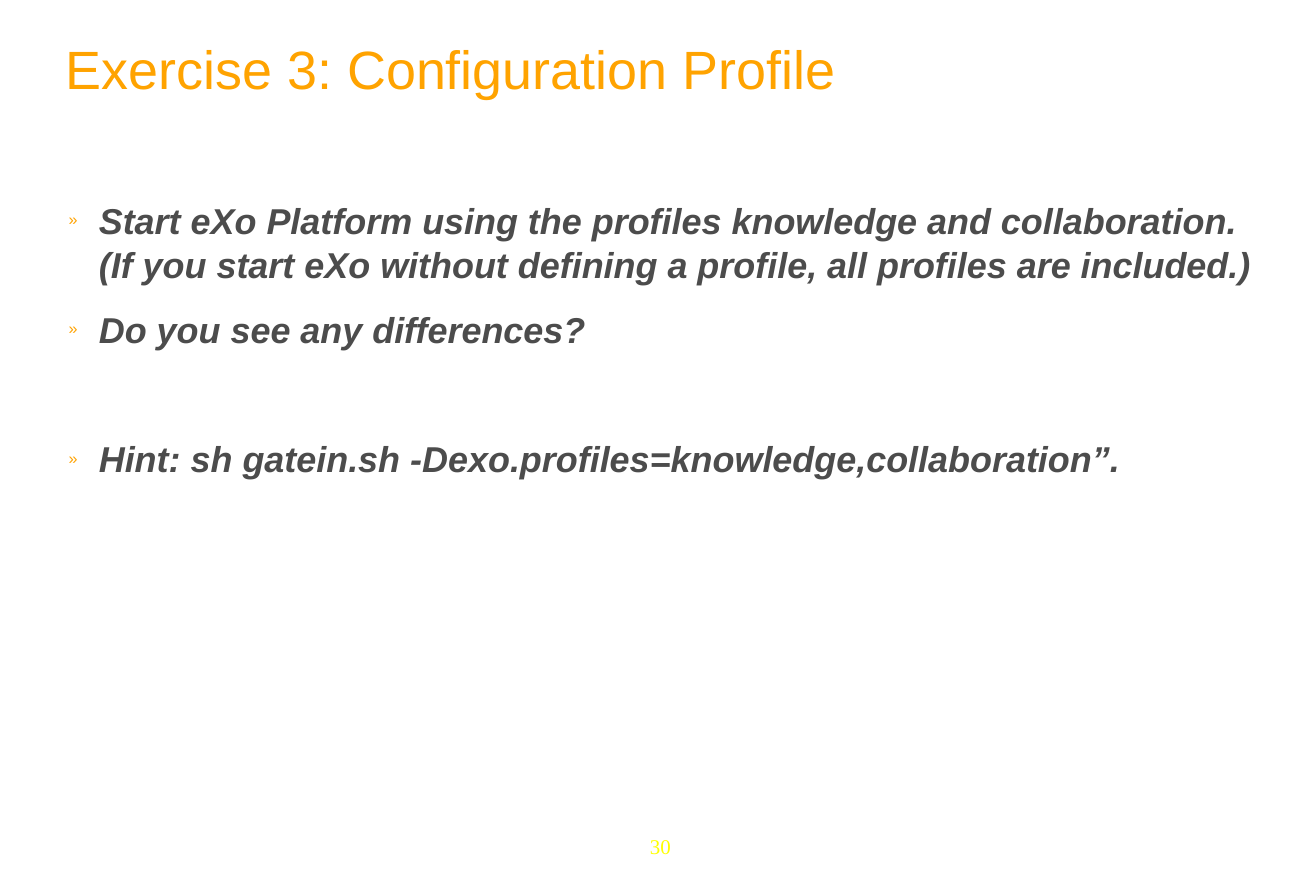
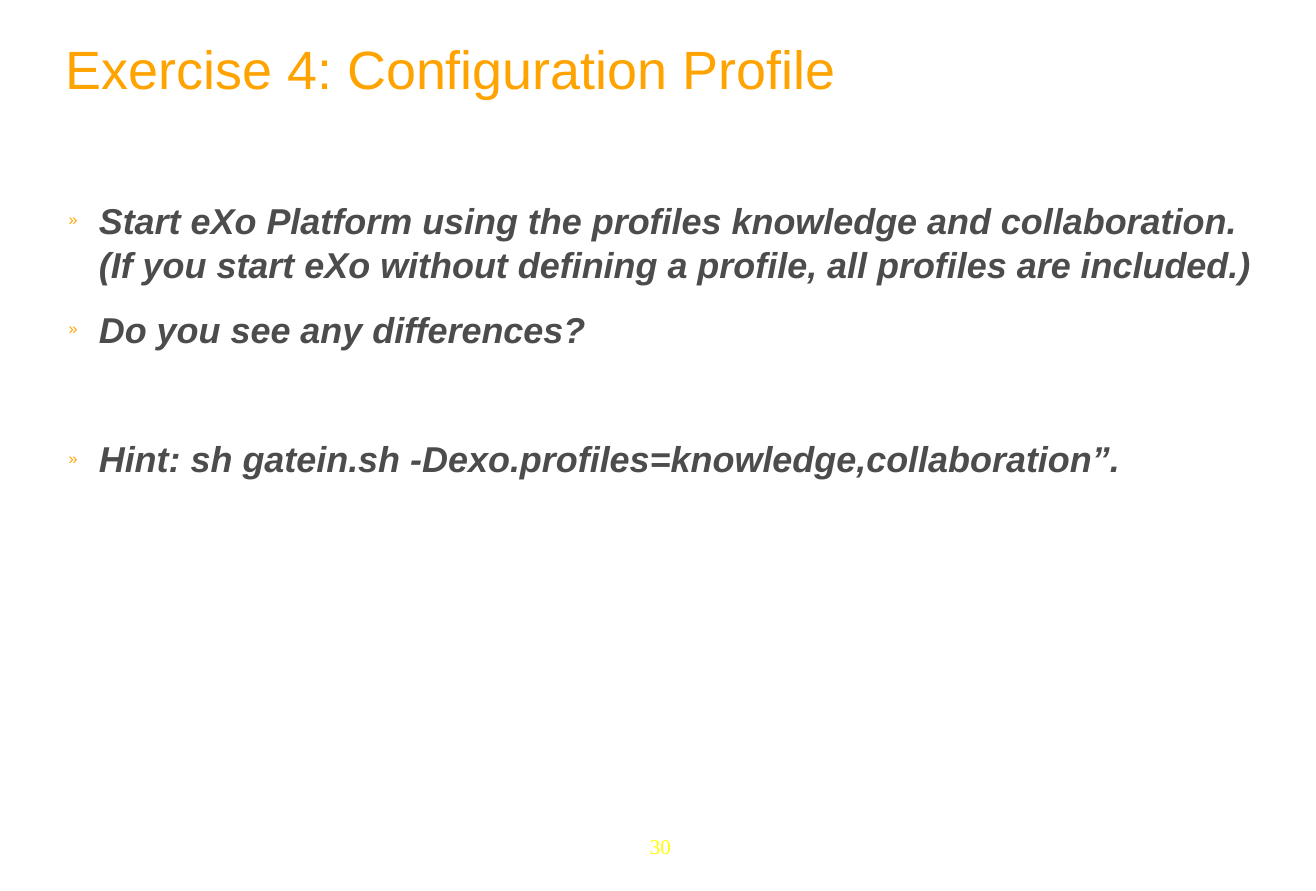
Before and after one commit to anhvurz90/training, a slide deck: slide 30 of exo-developer/210-configuration/slides/210-Portal-configuration-XDev-en.ppt. Drawn at 1316x891 pixels with LibreOffice and Linux fonts; fonts in the diff are those of the drawing; background and template pictures are left out. Boxes give left, top, right and bottom in pixels: in the first picture for what was removed or moved away, otherwise in the second. Text is boxed around its words. In the diff, an @@ line names an element or a change of style, - is before the commit and + after.

```diff
--- a/exo-developer/210-configuration/slides/210-Portal-configuration-XDev-en.ppt
+++ b/exo-developer/210-configuration/slides/210-Portal-configuration-XDev-en.ppt
@@ text at bbox=[66, 50, 835, 99]: text changed @@
-Exercise 3: Configuration Profile
+Exercise 4: Configuration Profile
```
Also in this commit, not shown: 8 other slides changed, 2 slides added, 2 slides removed.
